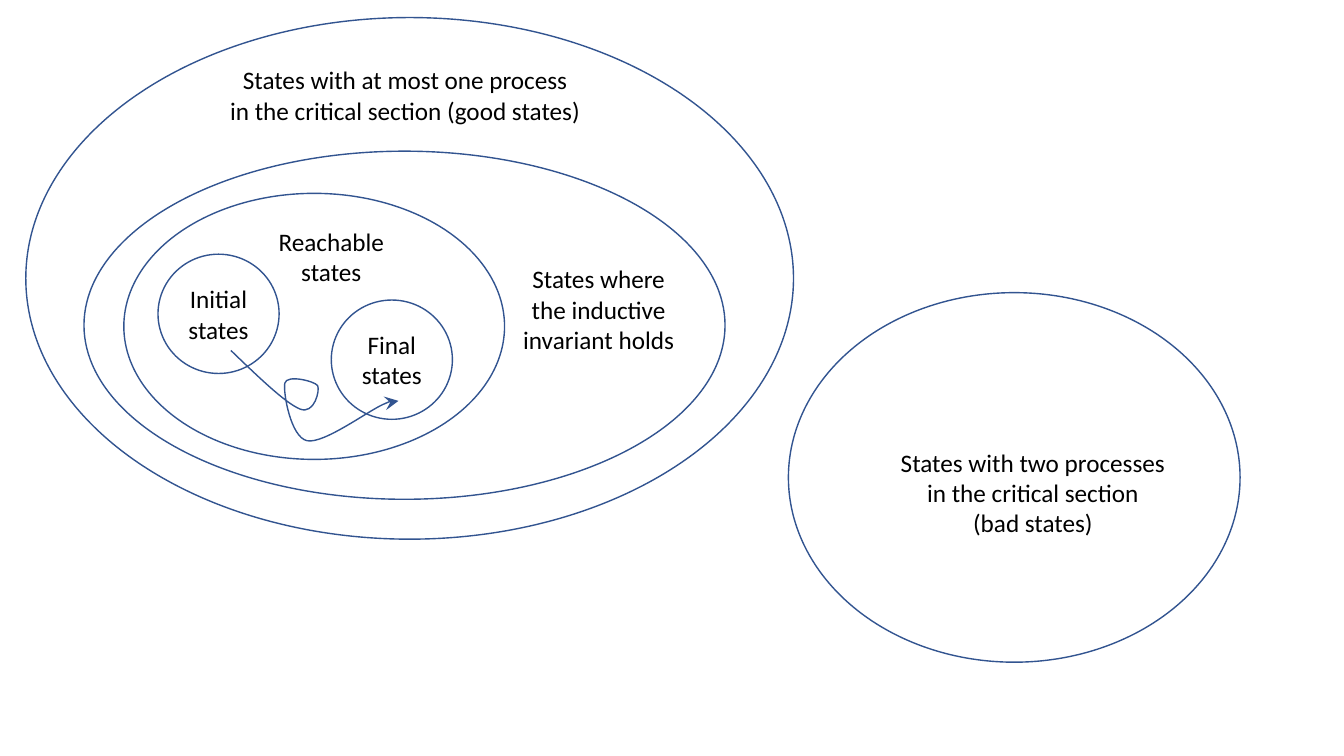
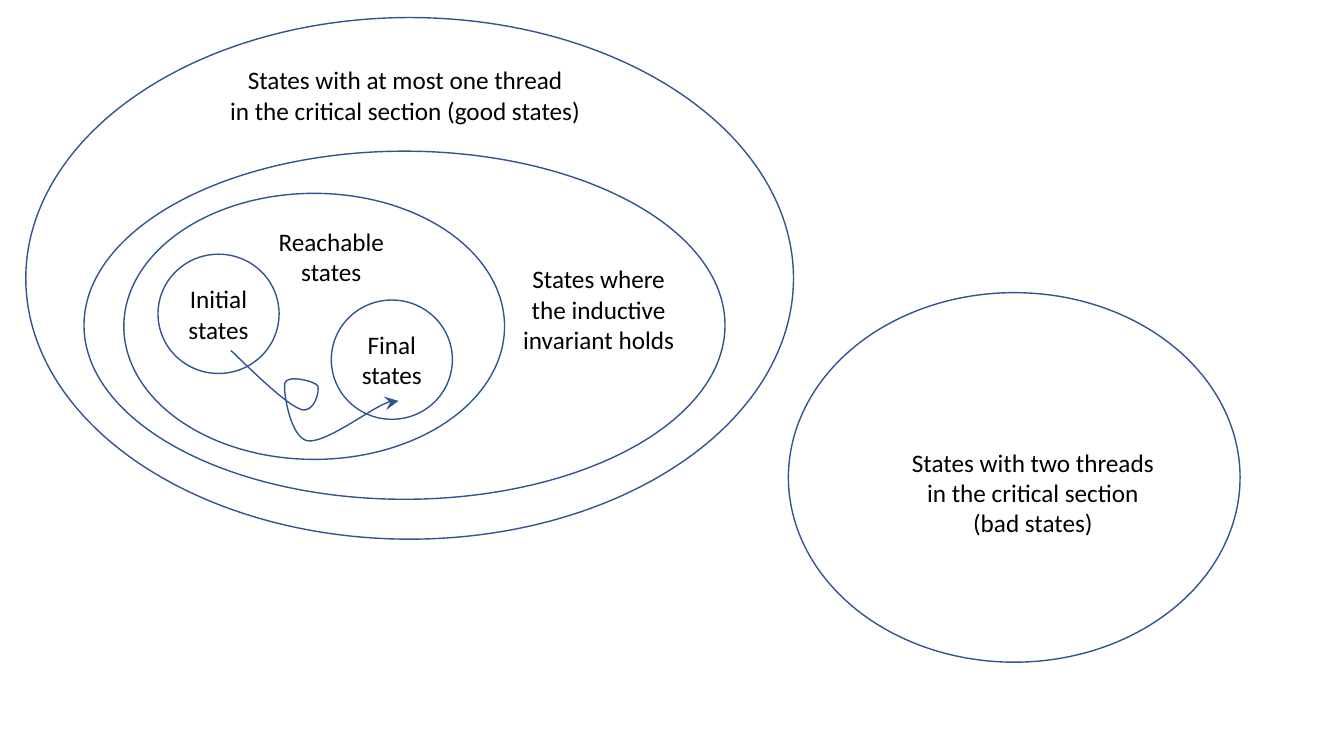
Before and after one commit to harmonylang/harmony, a slide deck: slide 1 of book/figures/states.pptx. Drawn at 1344x756 pixels with LibreOffice and Linux fonts; fonts in the diff are those of the drawing. Boxes give left, top, right and bottom in pixels: in the first picture for what was removed or moved away, otherwise in the second. Text is boxed around its words. In the diff, an @@ line names an element or a change of style, - is before the commit and + after.

Commit message:
Renamed process to thread

```diff
--- a/book/figures/states.pptx
+++ b/book/figures/states.pptx
@@ text at <box>248,71,562,90</box>: text changed @@
-States with at most one process
+States with at most one thread
@@ text "States with two threads": place and size @@
-text "States with two threads" at <box>901,454,1165,536</box>
+text "States with two threads" at <box>912,454,1154,536</box>
@@ text at <box>912,454,1154,473</box>: text changed @@
-States with two processes
+States with two threads
```
Also in this commit, not shown: 17 other files.
